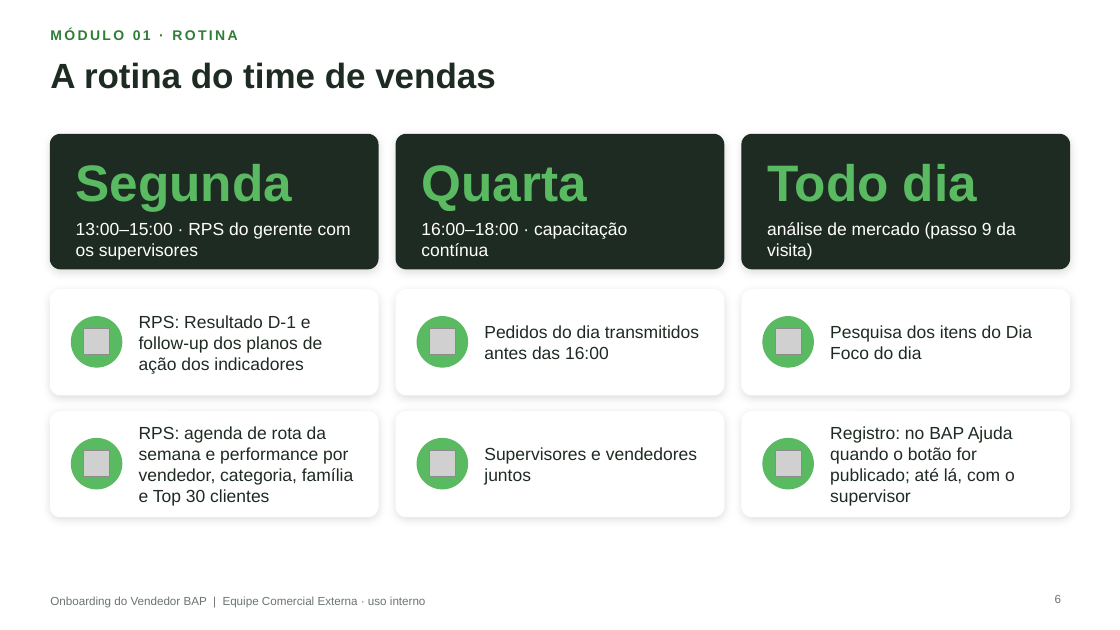
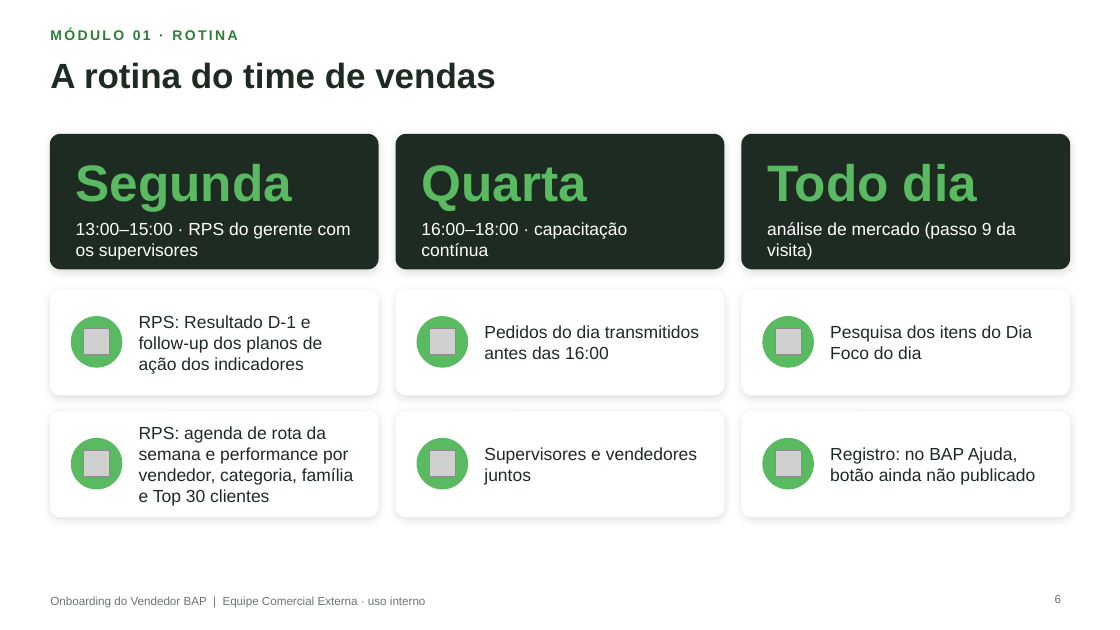
Before and after one commit to aloirr/bapajudacatalogo, a slide deck: slide 6 of catalogo_grafico/entregas/Treinamento_Onboarding_Vendedor_BAP_Vendedores.pptx. Drawn at 1120x630 pixels with LibreOffice and Linux fonts; fonts in the diff are those of the drawing; grey boxes stand for pictures; background and template pictures are left out. Boxes give left, top, right and bottom in pixels: in the first picture for what was removed or moved away, otherwise in the second. Text is boxed around its words. In the diff, an @@ line names an element or a change of style, - is before the commit and + after.

```diff
--- a/catalogo_grafico/entregas/Treinamento_Onboarding_Vendedor_BAP_Vendedores.pptx
+++ b/catalogo_grafico/entregas/Treinamento_Onboarding_Vendedor_BAP_Vendedores.pptx
@@ text at bbox=[830, 447, 1035, 485]: text changed @@
-Registro: no BAP Ajuda quando o botão for publicado; até lá, com o supervisor
+Registro: no BAP Ajuda, botão ainda não publicado
```
Also in this commit, not shown: 3 other slides changed, 2 other files.
